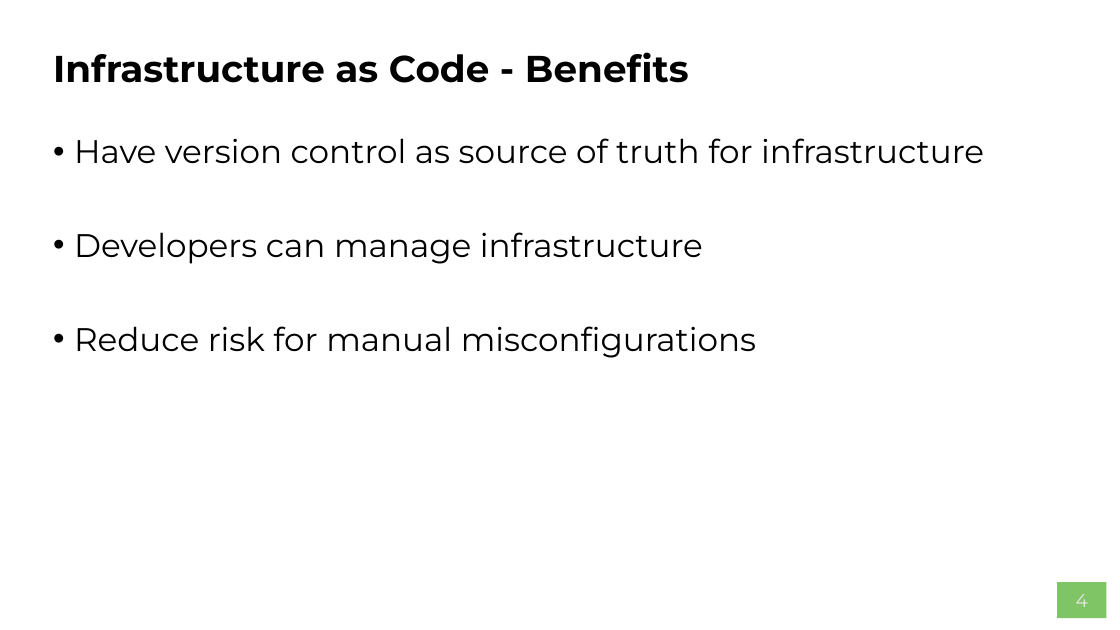
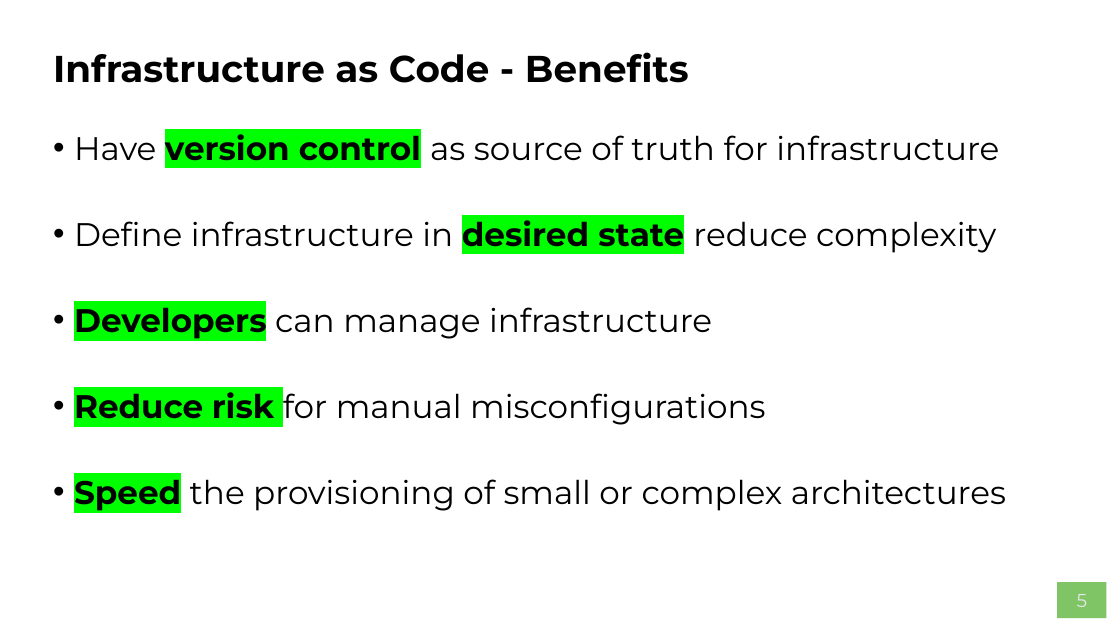
Before and after one commit to AWS-Competence-Group/sessions, a slide deck: slide 5 of 05-infrastructure-as-code/05-infrastructure-as-code.pptx (slide 4 before the commit). Drawn at 1120x630 pixels with LibreOffice and Linux fonts; fonts in the diff are those of the drawing; background and template pictures are left out. Boxes give left, top, right and bottom in pixels: in the first picture for what was removed or moved away, otherwise in the second. Text is boxed around its words. In the diff, an @@ line names an element or a change of style, - is before the commit and + after.

```diff
--- a/05-infrastructure-as-code/05-infrastructure-as-code.pptx
+++ b/05-infrastructure-as-code/05-infrastructure-as-code.pptx
@@ text at [74, 128, 999, 425]: highlight none to #00FF00, bold on in "version control", "Developers", "Reduce risk"; line spacing 0.9 to 0.8 @@
@@ text at [74, 214, 996, 253]: paragraph added @@
+• Define infrastructure in desired state reduce complexity
@@ text at [74, 472, 1006, 511]: paragraph added @@
+• Speed the provisioning of small or complex architectures
@@ page number at [1077, 594, 1088, 607]: text changed @@
-4
+5
```
Also in this commit, not shown: 2 other slides changed, 1 slide added.
